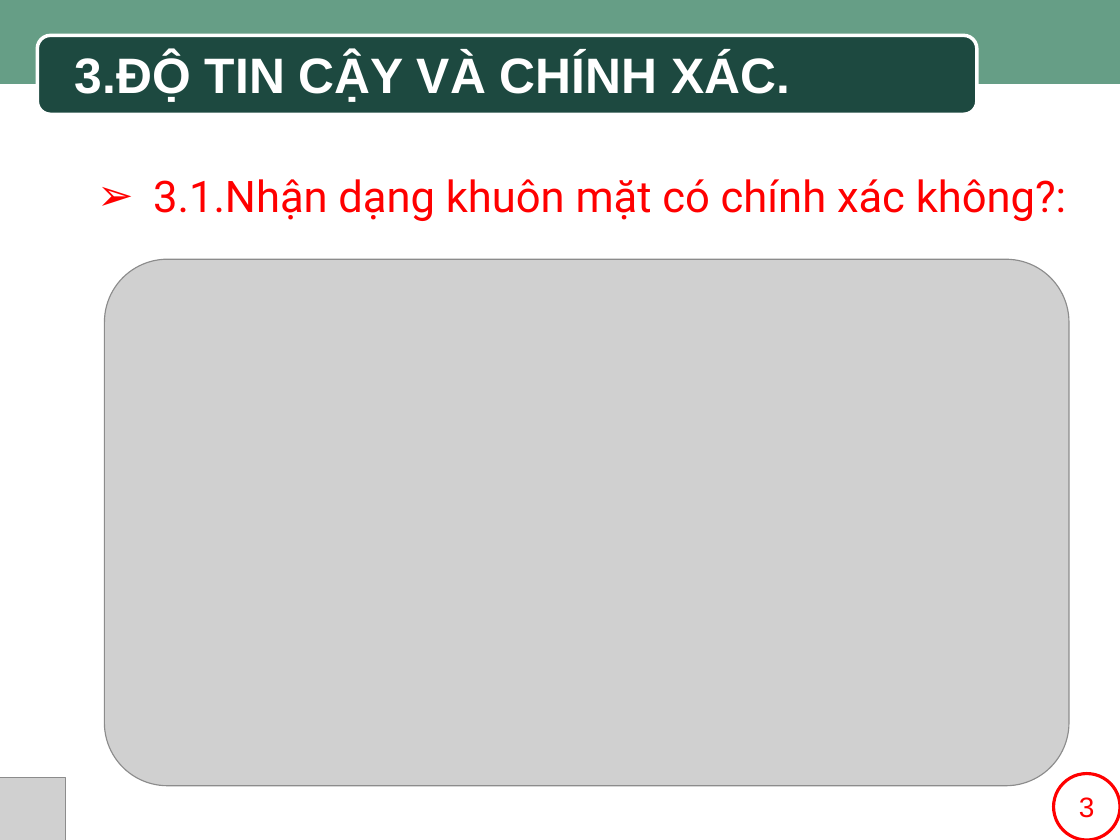
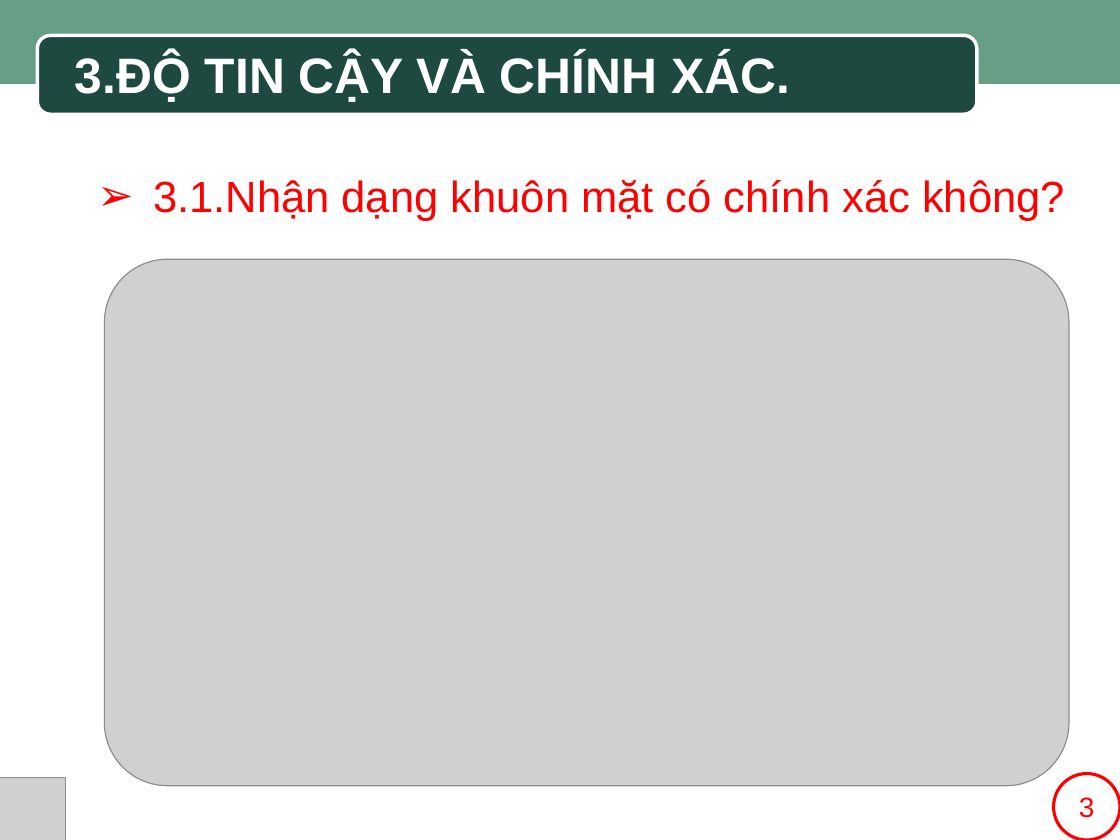
Before and after one commit to SaintLaurentxTran/hutech-23dthd4-nhom7, a slide deck: slide 6 of BÀI THUYẾT TRÌNH MẪU.pptx. Drawn at 1120x840 pixels with LibreOffice and Linux fonts; fonts in the diff are those of the drawing; grey boxes stand for pictures; background and template pictures are left out. Boxes give left, top, right and bottom in pixels: in the first picture for what was removed or moved away, otherwise in the second. Text is boxed around its words. In the diff, an @@ line names an element or a change of style, - is before the commit and + after.

```diff
--- a/BÀI THUYẾT TRÌNH MẪU.pptx
+++ b/BÀI THUYẾT TRÌNH MẪU.pptx
@@ text at (153,180,1065,221): text changed; font Roboto to Arial @@
-➢ 3.1.Nhận dạng khuôn mặt có chính xác không?:
+➢ 3.1.Nhận dạng khuôn mặt có chính xác không?
```
Also in this commit, not shown: 5 other slides changed.
